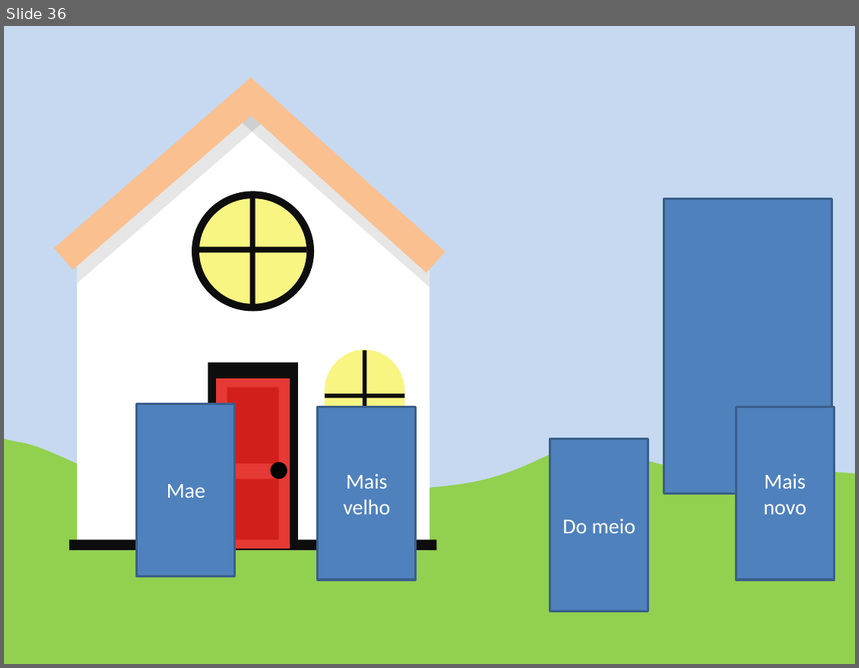
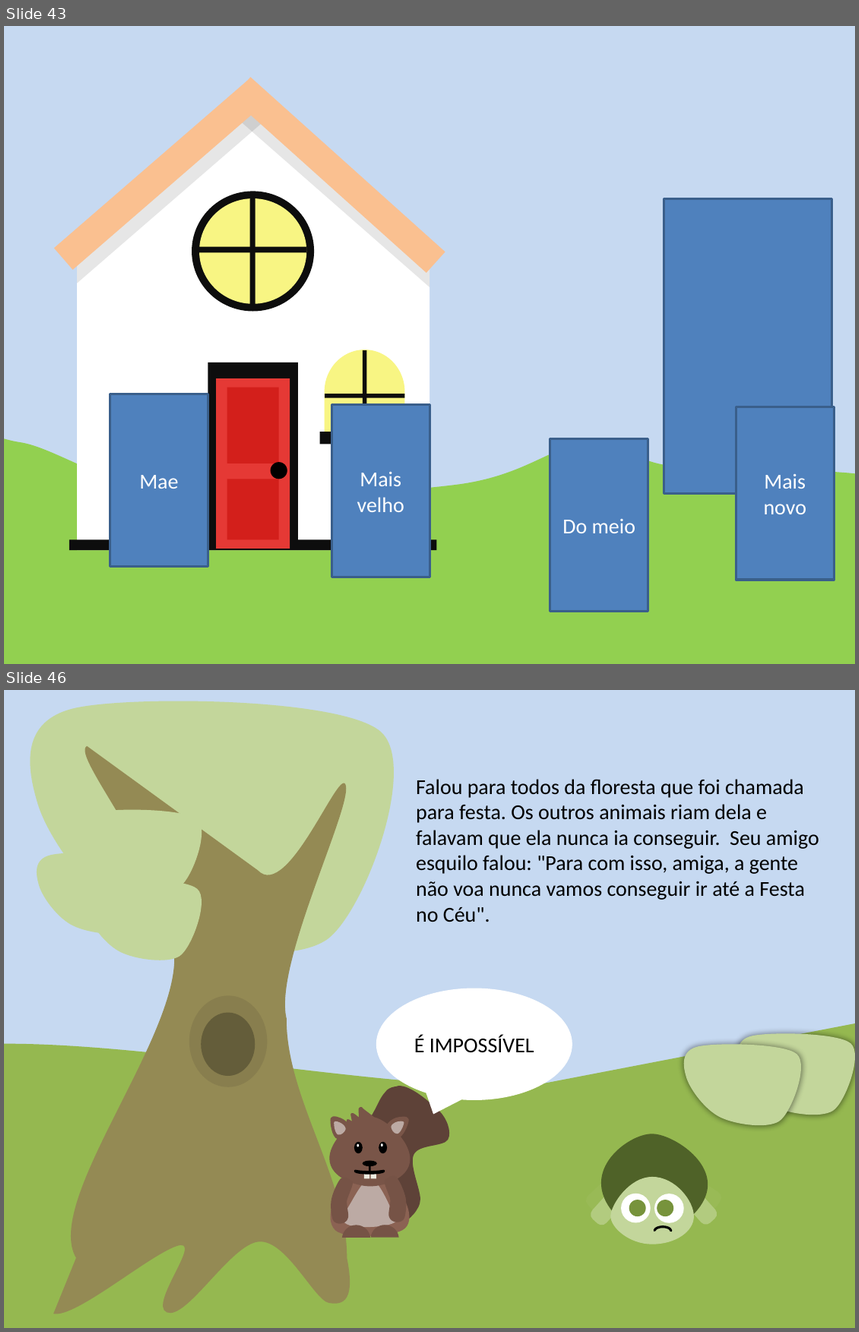
Before and after one commit to gustavoFG28/Ludit, a slide deck: Historias/fundos.pptx. Shown one above the other, each under a label of ours: slide 36 before the commit, slides 43 and 46 after it; the slides between them are not shown. The pictures are 859x668 and 859x1332 pixels, drawn with LibreOffice and Linux fonts; fonts in the diff are those of the drawing. Boxes give left, top, right and bottom in pixels: in the first picture for what was removed or moved away, otherwise in the second. Text is boxed around its words. In the diff, an @@ line names an element or a change of style, - is before the commit and + after.

```diff
--- a/Historias/fundos.pptx
+++ b/Historias/fundos.pptx
@@ slide 46 added at bbox=[4, 690, 855, 1328], background #C6D9F1 @@
@@ freeform shape added at bbox=[31, 701, 394, 953], fill #C3D69B @@
@@ freeform shape added at bbox=[53, 746, 350, 1315], fill #948A54 @@
@@ text added at bbox=[416, 779, 819, 923], 18 pt, text #000000 @@
+Falou para todos da floresta que foi chamada para festa. Os outros animais riam dela e falavam que ela nunca ia conseguir. Seu amigo esquilo falou: "Para com isso, amiga, a gente não voa nunca vamos conseguir ir até a Festa no Céu".
@@ freeform shape added at bbox=[84, 810, 202, 891], fill #C3D69B @@
@@ freeform shape added at bbox=[37, 853, 154, 933], fill #C3D69B @@
@@ freeform shape added at bbox=[84, 879, 202, 960], fill #C3D69B @@
@@ ellipse added at bbox=[189, 996, 268, 1087], fill #887E4E @@
@@ speech bubble added at bbox=[376, 989, 572, 1101], fill #FFFFFF, 18 pt, text #000000 @@
+É IMPOSSÍVEL
@@ freeform shape added at bbox=[4, 1024, 855, 1328], fill #95B850 @@
@@ ellipse added at bbox=[201, 1012, 254, 1076], fill #645D3A @@
@@ freeform shape added at bbox=[684, 1044, 801, 1125], fill #C3D69B @@
@@ freeform shape added at bbox=[737, 1034, 855, 1115], fill #C3D69B @@
@@ group added at bbox=[319, 1086, 450, 1238]: 10 freeform shapes, 5 ellipses, 3 rectangles, 1 moon @@
@@ group added at bbox=[583, 1135, 724, 1244]: 4 rounded rectangles, 4 ellipses, 2 freeform shapes, 1 arch (boxed as its full ring) @@
@@ what was slide 36 is now slide 43 @@
@@ slide 43 changed as well @@
@@ rectangle "Mae": place and size @@
-rectangle "Mae" at bbox=[137, 404, 235, 577]
+rectangle "Mae" at bbox=[110, 395, 208, 567]
@@ rectangle "Mais velho": place and size @@
-rectangle "Mais velho" at bbox=[318, 408, 416, 580]
+rectangle "Mais velho" at bbox=[332, 404, 430, 578]
@@ rectangle added at bbox=[320, 432, 410, 444], fill #0D0D0D @@
```
Also in this commit, not shown: 7 other slides changed, 20 other slides added, 9 slides removed, 7 other files.
